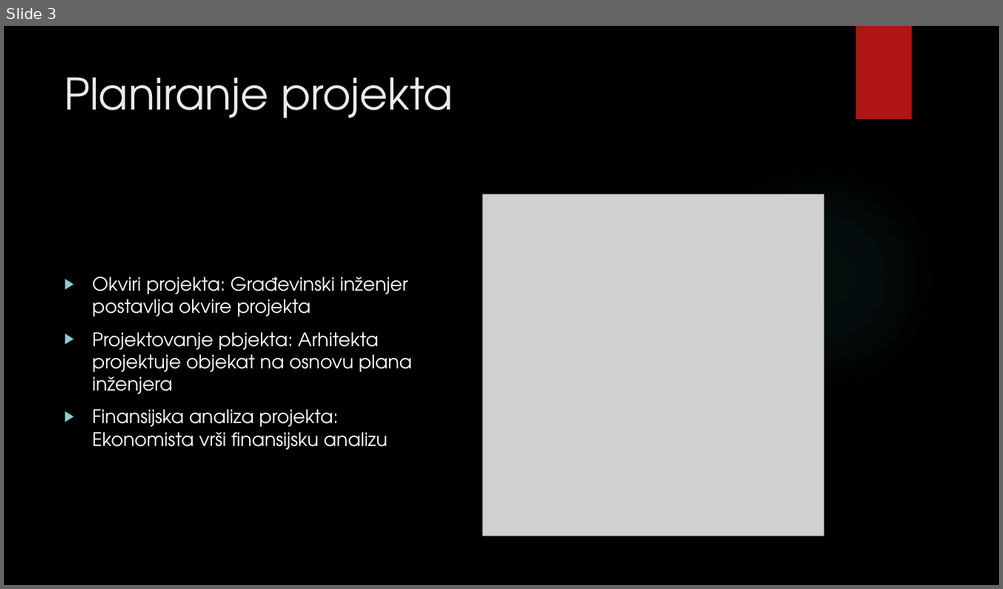
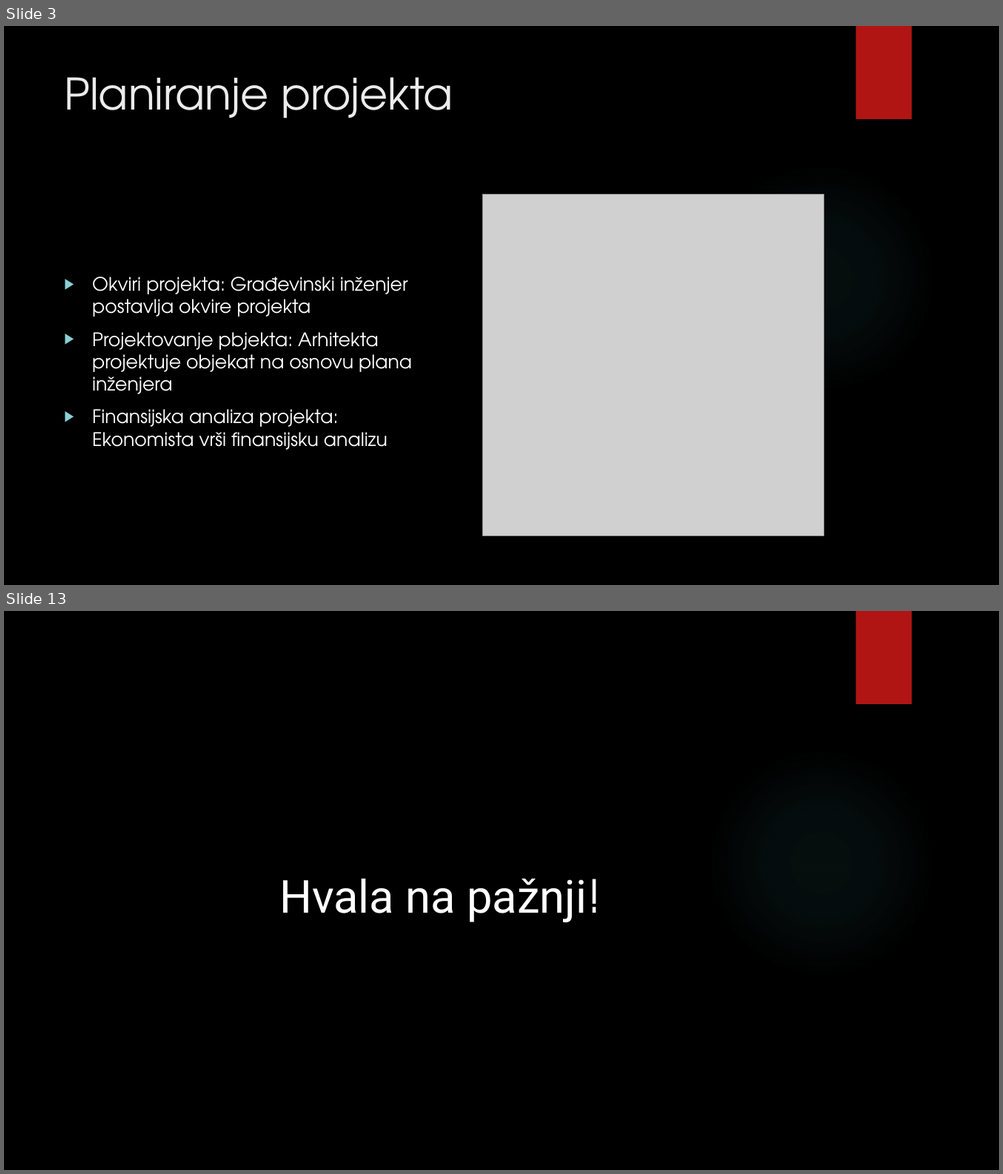
Before and after one commit to MATFPodmladak/ISGradjevinskeFirme, a slide deck: Prezentacija.pptx. Shown one above the other, each under a label of ours: slide 3 before the commit, slides 3 and 13 after it; the slides between them are not shown. The pictures are 1003x589 and 1003x1174 pixels, drawn with LibreOffice and Linux fonts; fonts in the diff are those of the drawing; grey boxes stand for pictures; background and template pictures are left out. Boxes give left, top, right and bottom in pixels: in the first picture for what was removed or moved away, otherwise in the second. Text is boxed around its words. In the diff, an @@ line names an element or a change of style, - is before the commit and + after.

```diff
--- a/Prezentacija.pptx
+++ b/Prezentacija.pptx
@@ slide 13 added at bbox=[4, 611, 999, 1170], background picture (left out); not listed: 2 template elements that a slide beside it also shows @@
@@ text added at bbox=[279, 878, 600, 923], 44 pt, text #FFFFFF @@
+Hvala na pažnji!
```
Also in this commit, not shown: 1 slide changed, 9 other slides added, 1 slide removed, 2 other files.
